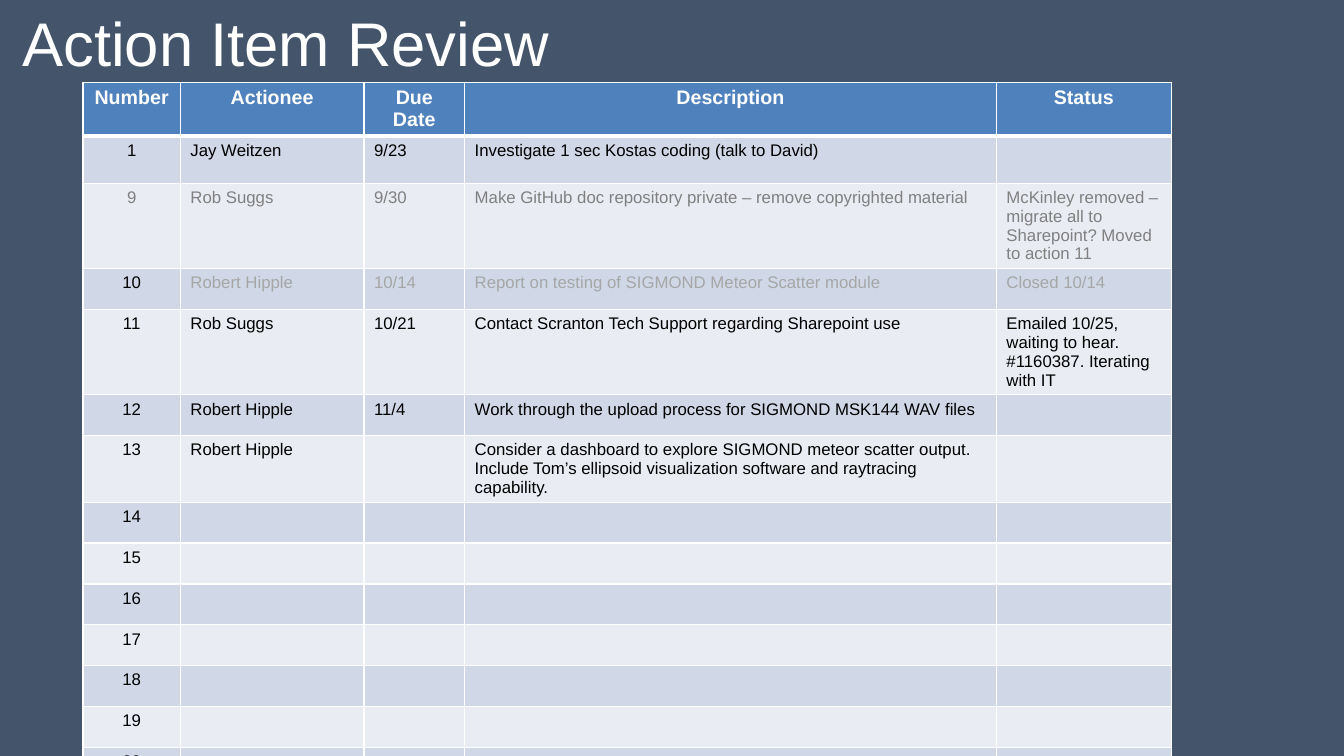
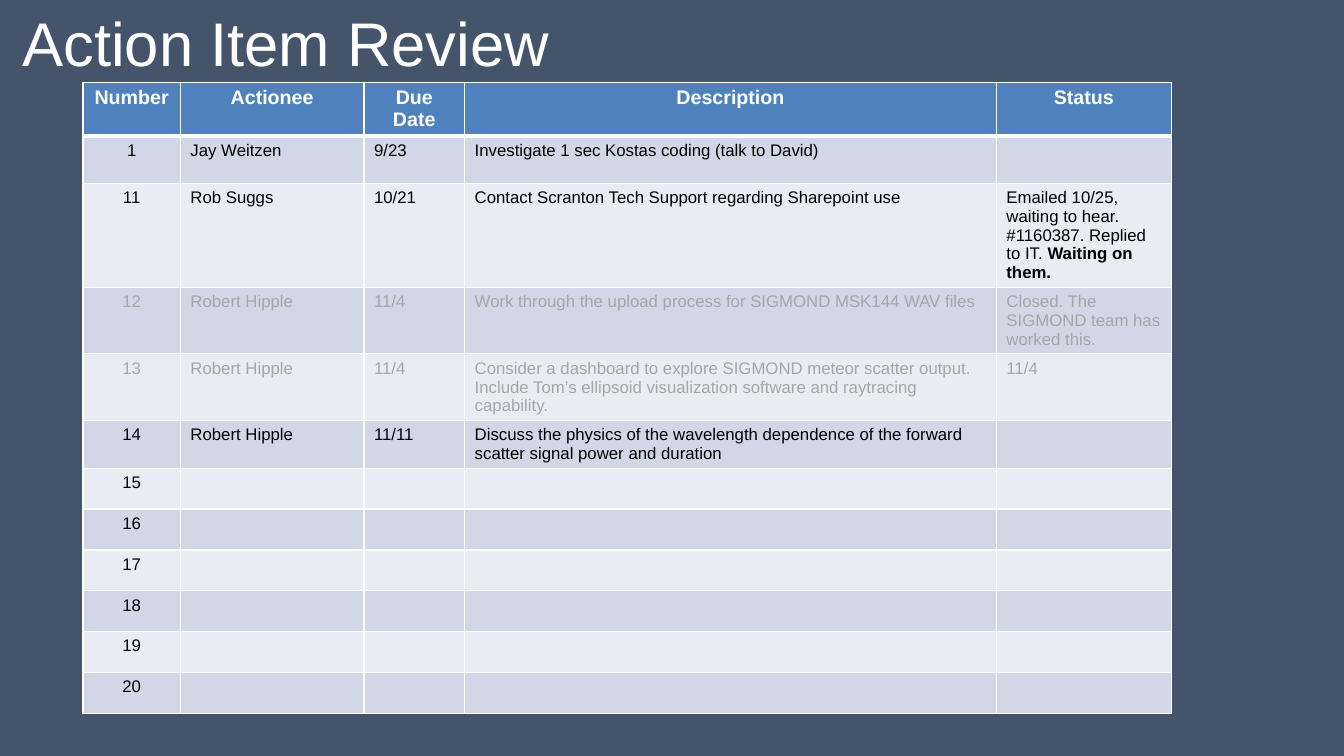
Before and after one commit to HamSCI/MSQP, a slide deck: slide 5 of Working Group meeting slides/Meteor_Scatter_Working_Group_4Nov2026.pptx (slide 4 before the commit). Drawn at 1344x756 pixels with LibreOffice and Linux fonts; fonts in the diff are those of the drawing. Boxes give left, top, right and bottom in pixels: in the first picture for what was removed or moved away, otherwise in the second. Text is boxed around its words. In the diff, an @@ line names an element or a change of style, - is before the commit and + after.

```diff
--- a/Working Group meeting slides/Meteor_Scatter_Working_Group_4Nov2026.pptx
+++ b/Working Group meeting slides/Meteor_Scatter_Working_Group_4Nov2026.pptx
@@ table at (83, 82, 1172, 734) @@
-row 3: 9 | Rob Suggs | 9/30 | Make GitHub doc repository private – remove copyrighted material | McKinley removed – migrate all to Sharepoint? Moved to action 11
-row 4: 10 | Robert Hipple | 10/14 | Report on testing of SIGMOND Meteor Scatter module | Closed 10/14
-row 5: 11 | Rob Suggs | 10/21 | Contact Scranton Tech Support regarding Sharepoint use | Emailed 10/25, waiting to hear. #1160387. Iterating with IT
-row 6: 12 | Robert Hipple | 11/4 | Work through the upload process for SIGMOND MSK144 WAV files | 
-row 7: 13 | Robert Hipple |  | Consider a dashboard to explore SIGMOND meteor scatter output. Include Tom’s ellipsoid visualization software and raytracing capability. | 
-row 8: 14 |  |  |  | 
+row 3: 11 | Rob Suggs | 10/21 | Contact Scranton Tech Support regarding Sharepoint use | Emailed 10/25, waiting to hear. #1160387. Replied to IT. Waiting on them.
+row 4: 12 | Robert Hipple | 11/4 | Work through the upload process for SIGMOND MSK144 WAV files | Closed. The SIGMOND team has worked this.
+row 5: 13 | Robert Hipple | 11/4 | Consider a dashboard to explore SIGMOND meteor scatter output. Include Tom’s ellipsoid visualization software and raytracing capability. | 11/4
+row 6: 14 | Robert Hipple | 11/11 | Discuss the physics of the wavelength dependence of the forward scatter signal power and duration | 
```
Also in this commit, not shown: 3 other slides changed, 20 slides added, 5 slides removed.
